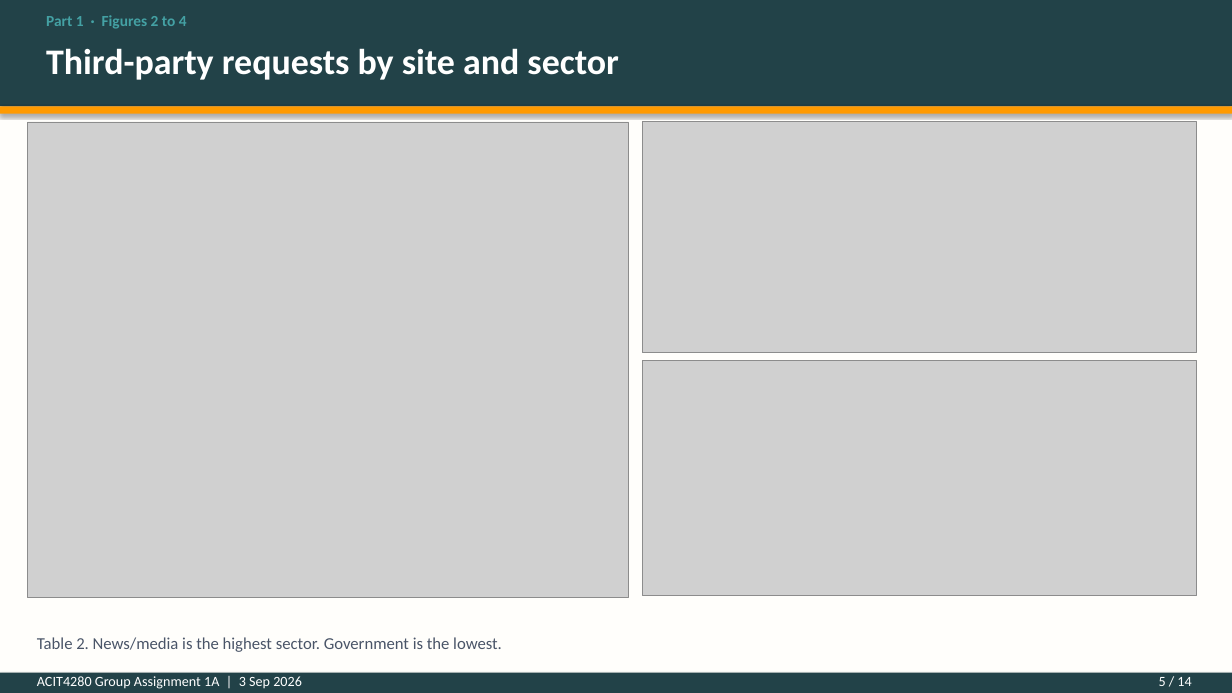
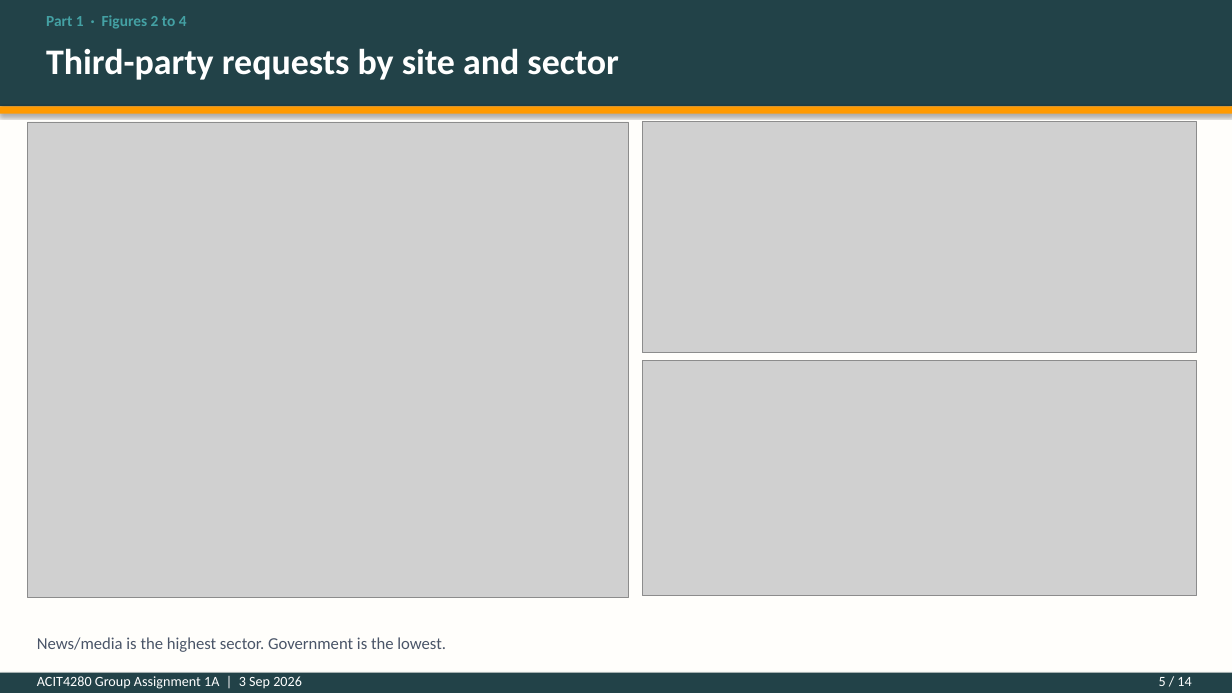
Before and after one commit to kasa031/Bacheloroppgave, a slide deck: slide 5 of ACIT4280_1A_presentation.pptx. Drawn at 1232x693 pixels with LibreOffice and Linux fonts; fonts in the diff are those of the drawing; grey boxes stand for pictures. Boxes give left, top, right and bottom in pixels: in the first picture for what was removed or moved away, otherwise in the second. Text is boxed around its words. In the diff, an @@ line names an element or a change of style, - is before the commit and + after.

```diff
--- a/ACIT4280_1A_presentation.pptx
+++ b/ACIT4280_1A_presentation.pptx
@@ text at (x1=37, y1=637, x2=446, y2=652): text changed @@
-Table 2. News/media is the highest sector. Government is the lowest.
+News/media is the highest sector. Government is the lowest.
```
Also in this commit, not shown: 1 other slide changed, 5 other files.
